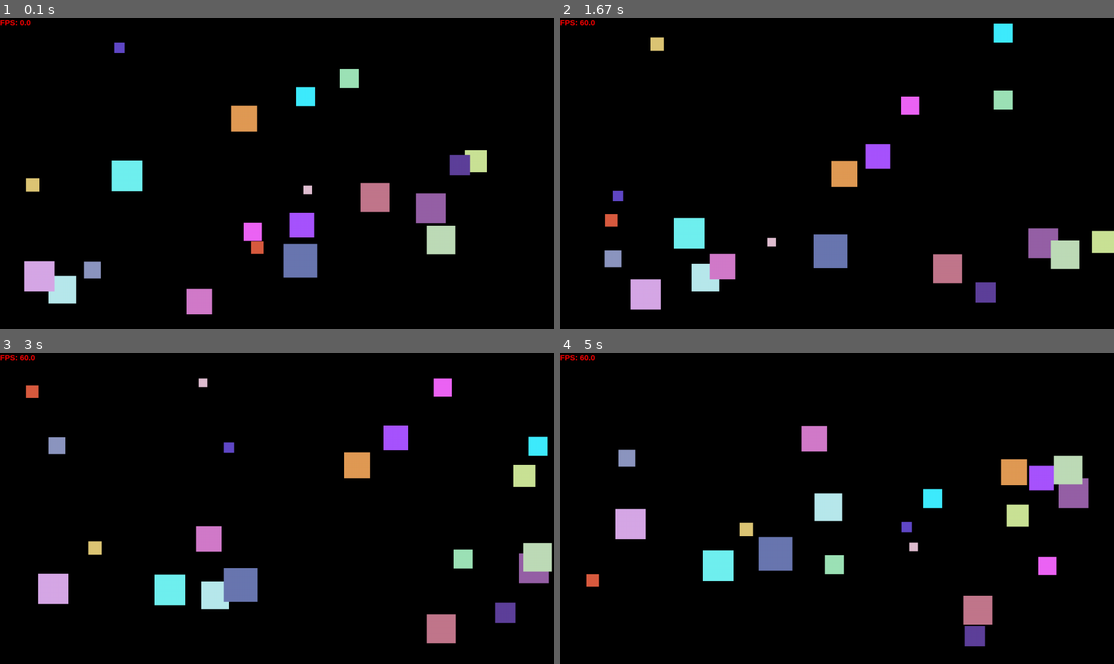
Above: before the commit, frames 1-4 (two rows, left to right).
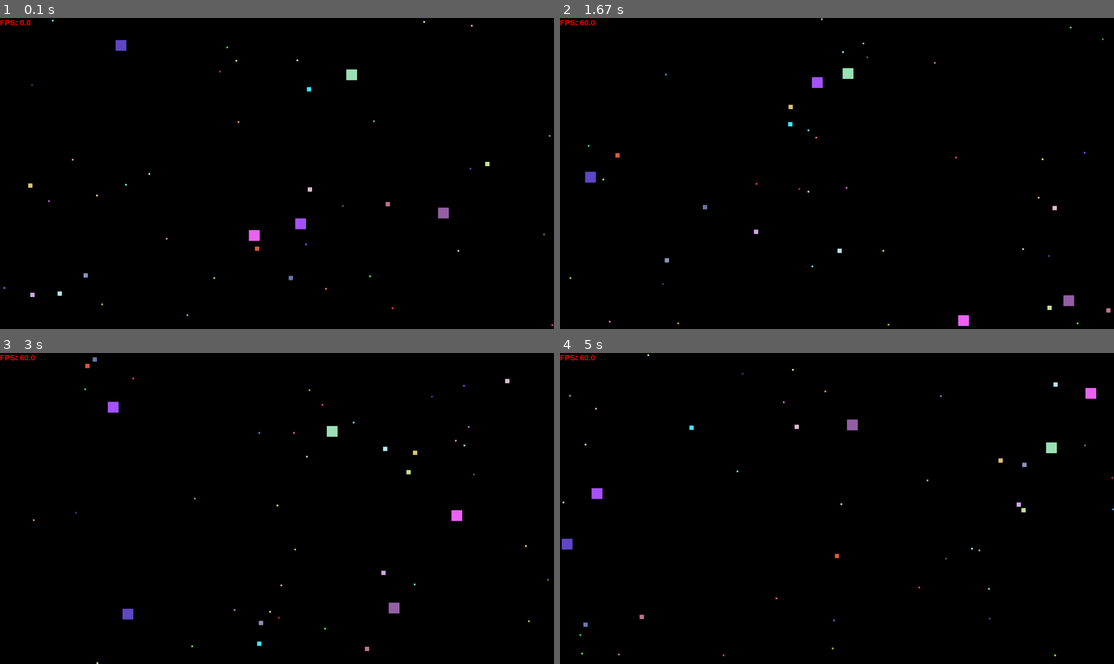
Above: after the commit, the same moments.

Repository: Azoz-eu/lab8-pygame
Game: pygame game, started from main.py
The game is run twice, just before and just after one commit, with the same random seed, the same clock (stepped at 60 frames per second) and the same inputs.
Inputs:
- Up to frame 1 (0.1 s): no input
- Up to frame 2 (1.67 s): no input
- Up to frame 3 (3 s): no input
- Up to frame 4 (5 s): no input

The runs differ from the first frame. In frame 1, 6.3% of the frame differs, in the area x 0-100%, y 0-100%; in frame 2, 7.0%; in frame 3, 6.8%; in frame 4, 7.1%, in the area x 0-100%, y 0-98%.

Commit message:
exam: q1 - mix of squares

Diff:
--- a/main.py
+++ b/main.py
@@ -8,14 +8,13 @@
 import pygame
 import random
 import math
-from typing import List
+from typing import List, Optional
 
 # Constants
 SCREEN_WIDTH = 1280
 SCREEN_HEIGHT = 720
 FPS = 60
-NUM_SQUARES = 20
-MIN_SQUARE_SIZE = 20
+MIN_SQUARE_SIZE = 4
 MAX_SQUARE_SIZE = 80
 MIN_VELOCITY = 1
 MAX_VELOCITY = 5
@@ -27,25 +26,33 @@
 MIN_DYNAMIC_SPEED = 0.7
 MAX_DYNAMIC_SPEED = 6.0
 
+# Square mixing
+SQUARE_MIX = [
+    (5, 25),
+    (10, 10),
+    (30, 4),
+]
+
 
 class Square:
     """Represents a single moving square on the screen."""
 
-    def __init__(self, screen_width: int, screen_height: int):
+    def __init__(self, screen_width: int, screen_height: int, size: Optional[int] = None):
         """
         Initialize a square with random position and velocity.
 
         Args:
             screen_width: Width of the game window
             screen_height: Height of the game window
+            size: Fixed pixel size for this square. If None, a random size is chosen.
         """
         self.screen_width = screen_width
         self.screen_height = screen_height
-        self.size = random.randint(MIN_SQUARE_SIZE, MAX_SQUARE_SIZE)
+        self.size = size if size is not None else random.randint(MIN_SQUARE_SIZE, MAX_SQUARE_SIZE)
 
         # Random starting position (ensuring square stays within bounds)
-        self.x = random.randint(0, screen_width - self.size)
-        self.y = random.randint(0, screen_height - self.size)
+        self.x = random.randint(0, max(0, screen_width - self.size))
+        self.y = random.randint(0, max(0, screen_height - self.size))
 
         # Random velocity (-MAX_VELOCITY to MAX_VELOCITY for both x and y)
         self.vx = random.choice([-1, 1]) * random.uniform(MIN_VELOCITY, MAX_VELOCITY)
@@ -60,7 +67,7 @@
 
     def target_speed(self) -> float:
         """Compute the preferred speed from the square's size."""
-        size_ratio = (self.size - MIN_SQUARE_SIZE) / (MAX_SQUARE_SIZE - MIN_SQUARE_SIZE)
+        size_ratio = (self.size - MIN_SQUARE_SIZE) / max(1, MAX_SQUARE_SIZE - MIN_SQUARE_SIZE)
         return MAX_DYNAMIC_SPEED - size_ratio * (MAX_DYNAMIC_SPEED - MIN_DYNAMIC_SPEED)
 
     def update(self, all_squares: List["Square"]) -> None:
@@ -175,9 +182,11 @@
         self.clock = pygame.time.Clock()
         self.font = pygame.font.SysFont("Arial", 18, bold=True)
 
-        # Create squares
+        # Create squares and mixing squares
         self.squares: List[Square] = [
-            Square(SCREEN_WIDTH, SCREEN_HEIGHT) for _ in range(NUM_SQUARES)
+            Square(SCREEN_WIDTH, SCREEN_HEIGHT, size=size)
+            for count, size in SQUARE_MIX
+            for _ in range(count)
         ]
 
         # Game state
